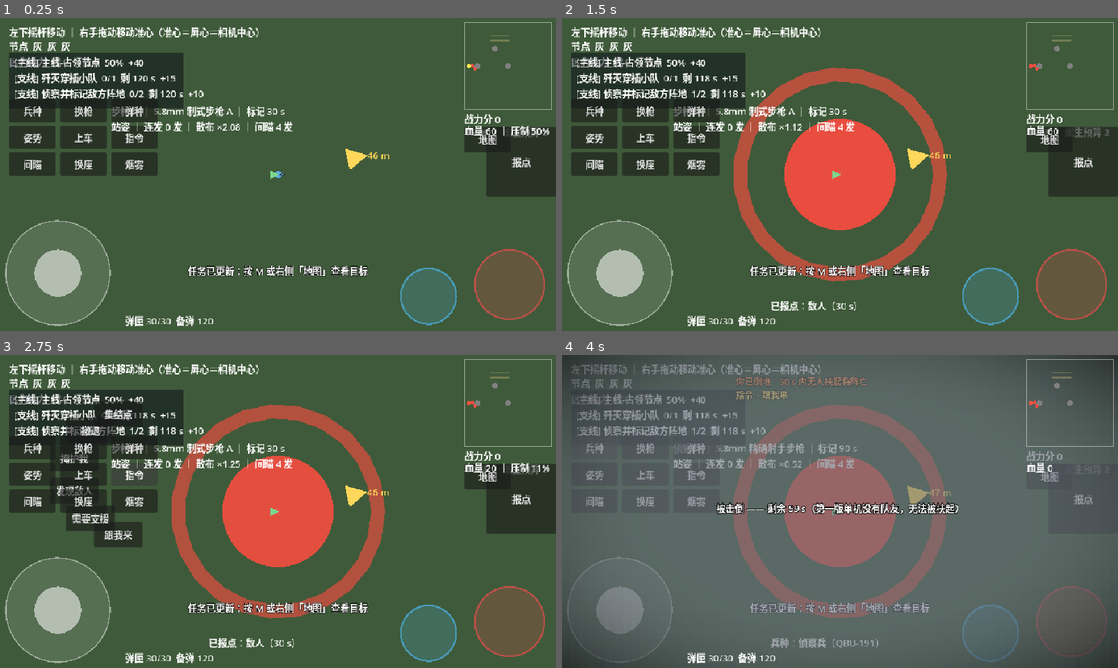
Above: before the commit, frames 1-4 (two rows, left to right).
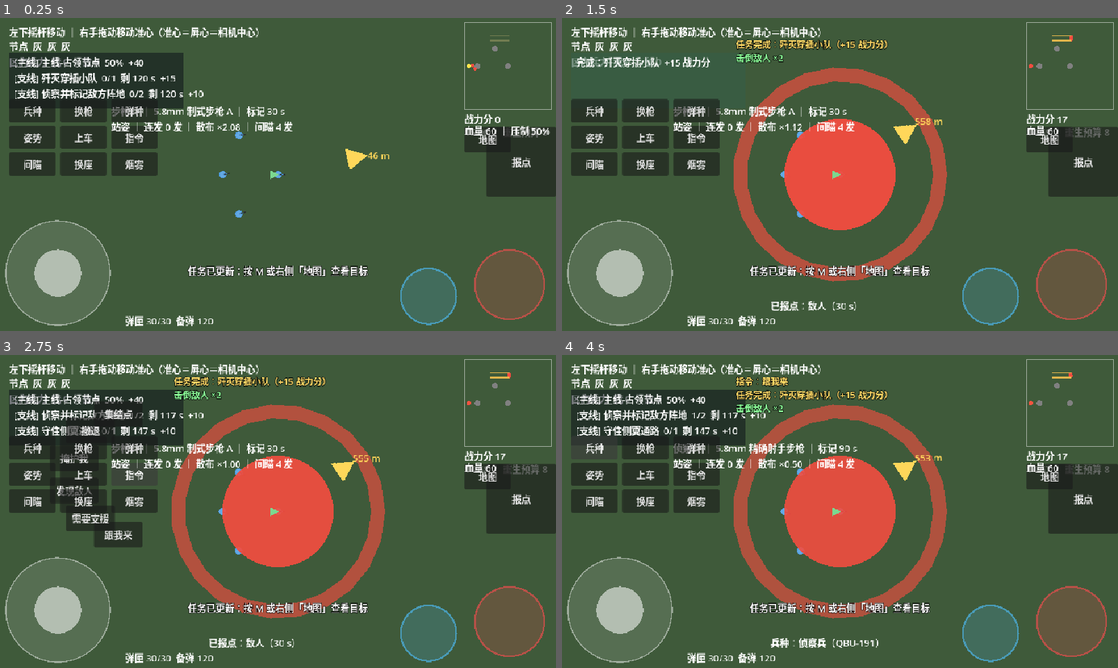
Above: after the commit, the same moments.

Repository: copperbookworm/jieyu-tactics
Game: Godot game, scene res://scenes/gameplay/Main.tscn
Same seed, same stepped clock (60 frames per second), same inputs: the game is played once before the commit and once after it.
Inputs:
- Up to frame 1 (0.25 s): no input
- Up to frame 2 (1.5 s): click "报点" at 0.5 s; click "敌人" at 1.25 s
- Up to frame 3 (2.75 s): click "指令" at 2 s
- Up to frame 4 (4 s): click "跟我来" at 2.75 s; click "兵种" at 3.5 s

The runs differ from the first frame. In frame 1, less than 0.1% of the frame differs, in the area x 39-99%, y 36-64%; in frame 2, 5.9%; in frame 3, 2.2%; in frame 4, 87%, in the area x 0-100%, y 0-100%.

Commit message:
第四十一版补丁8：队友进局（定位完成，放开生成）
上一轮留的坑已定位：enemy 组实测 = [Enemy1, Infiltrator1, Infiltrator2, Infiltrator3]。
① 开局步兵 Enemy0 是被**队友**先击毙的；② 事件驱动的 T-S6 穿插兵（Infiltrator*）也在该组。
⇒ 原「敌人 2 个」的等值断言本身过期，队友并没有漏进 enemy 组（已用断言钉住这一点）。

- WorldSetup._spawn_allies 放开（3 名队友进局，friendly 组）
- 集成断言订正：敌人「≥ 2 个且成员必须是敌兵类（Enemy* / Infiltrator*）」+ 新增
  「队友没有一个漏进 enemy 组」「friendly 组 3 名」

验收：单元 31 脚本 927 项全绿；集成冒烟 229 项全绿。
文档：本项目开发进度.txt（第四十一版 ⑩ 改为已定位）+ 解域游戏.docx（.bak89）。

Diff:
--- a/scenes/gameplay/WorldSetup.gd
+++ b/scenes/gameplay/WorldSetup.gd
@@ -36,9 +36,9 @@
 	_build_terrain_zones(main)   # 4.17：泥泞 / 雪地减速、草丛隐蔽（要在玩家之后、敌人之前）
 	_build_enemy_fob(main)
 	_spawn_enemies(main, enemy_count)
-	# ⏳ 队友生成**暂时关掉**（2026-10-02）：一开就在集成冒烟里看到 enemy 组 4 个（期望 2），
-	# 多出来的两个节点还没定位；Ally 单位本身已完成并通过 14 项单测，等定位后再打开这一行。
-	# _spawn_allies(main, GameConfig.ALLY_SQUAD_SIZE)
+	# 队友（2026-10-02）：3 名强力队友进 friendly 组。集成冒烟已订正过「敌人 2 个」那条过期断言 ——
+	# 队友会先击毙开局步兵，事件驱动的穿插兵也会进 enemy 组，所以那条不再用等值。
+	_spawn_allies(main, GameConfig.ALLY_SQUAD_SIZE)
 
 
 ## 地形来源（工具链 A）：填了高度图就优先导入；导入失败或没填 → 退回噪声地形
--- a/tools/run_integration_headless.gd
+++ b/tools/run_integration_headless.gd
@@ -155,7 +155,24 @@
 	_check("占领节点 3 个", _main.capture_zones.size(), 3)
 	# 掩体 = DEMO_NODES（5 个节点）× 每点 4 个沙袋 = 20（见 MapGenerator.demo_cover_points）
 	_check("掩体 20 个（5 个节点 × 4）", get_nodes_in_group("occluder").size(), 20)
-	_check("敌人 2 个", get_nodes_in_group("enemy").size(), 2)
+	# 2026-10-02 订正：这条原来是「敌人 2 个」的等值断言，现在不再成立 ——
+	# 实测 enemy 组是 [Enemy1, Infiltrator1..3]：① 开局 2 名步兵里可能有人被**队友**先击毙；
+	# ② T-S6 的事件驱动穿插兵（Infiltrator*）也会进这个组。所以改成「至少 2 个 + 成员必须是敌兵类」，
+	# 顺带钉住「队友不能漏进 enemy 组」（那才是真的结构错误）。
+	var enemy_names: Array = []
+	for node in get_nodes_in_group("enemy"):
+		enemy_names.append(String(node.name))
+	var shapes_ok := enemy_names.size() >= 2
+	for node_name in enemy_names:
+		shapes_ok = shapes_ok and (node_name.begins_with("Enemy")
+				or node_name.begins_with("Infiltrator"))
+	_check_true("敌人：≥ 2 个，且都是敌兵类节点（开局步兵 / 穿插兵）", shapes_ok)
+	var leaked := 0
+	for ally in get_nodes_in_group("friendly"):
+		if ally.is_in_group("enemy"):
+			leaked += 1
+	_check("队友：没有一个漏进 enemy 组", leaked, 0)
+	_check("队友：开局 3 名（friendly 组）", get_nodes_in_group("friendly").size(), 3)
 	_check("载具 2 辆（我方 + 敌方 AI）", get_nodes_in_group("vehicle").size(), 2)
 	_check("敌方 FOB 1 座（候选 L2）", get_nodes_in_group("fob_enemy").size(), 1)
 	_check_true("HUD 层与地图层（layer=10）都在",
Not shown, changed: 本项目开发进度.txt
